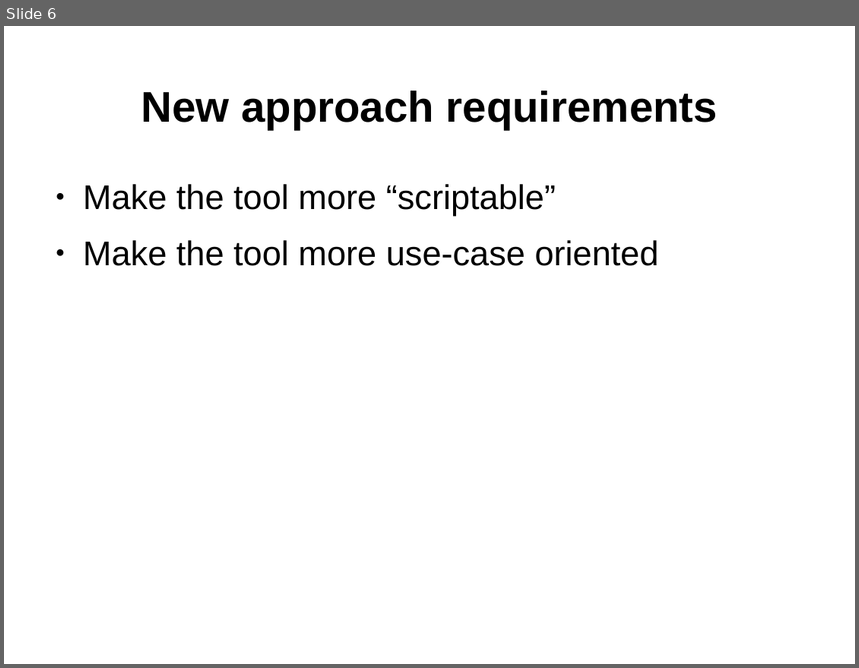
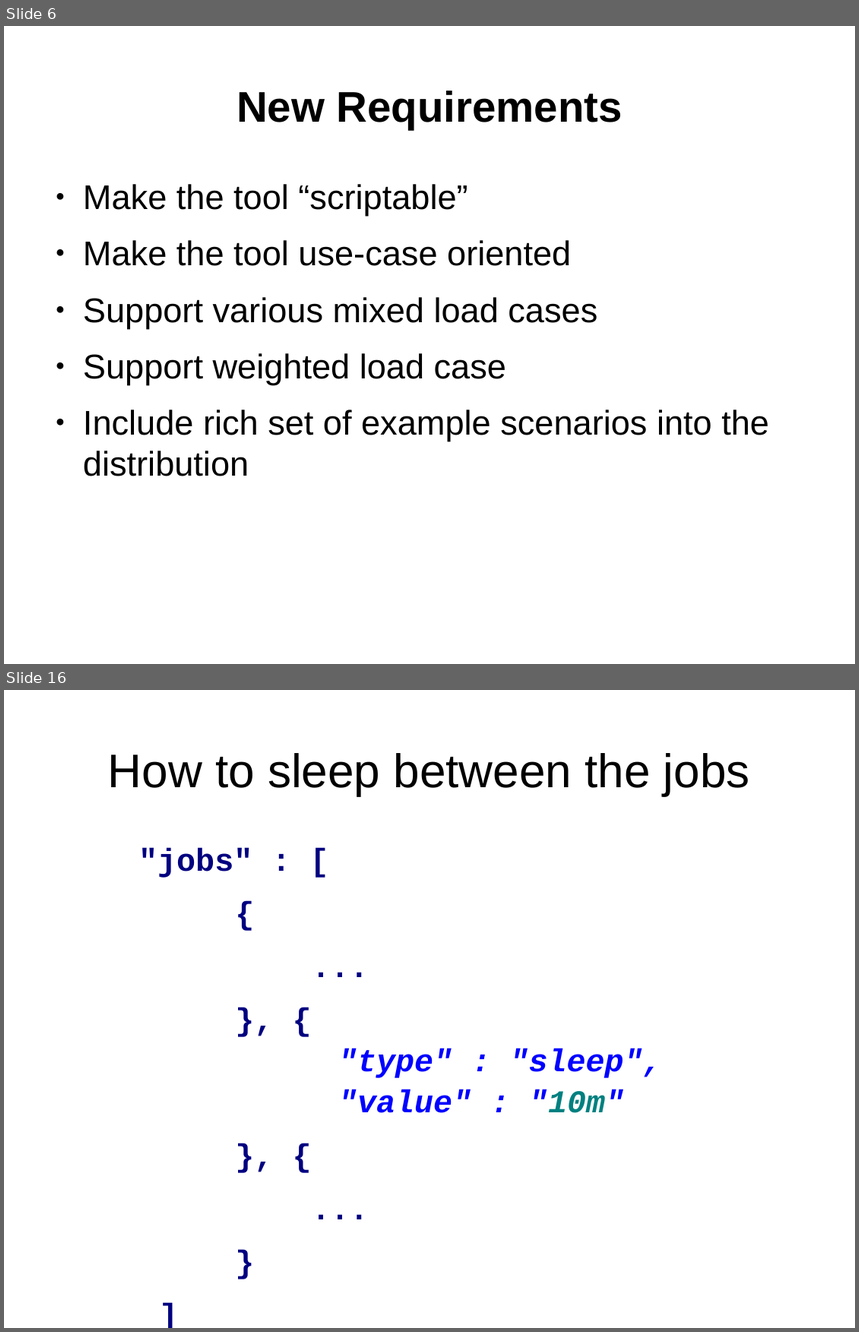
Before and after one commit to emc-mongoose/mongoose, a slide deck: doc/mongoosev2.odp. Shown one above the other, each under a label of ours: slide 6 before the commit, slides 6 and 16 after it; the slides between them are not shown. The pictures are 859x668 and 859x1332 pixels, drawn with LibreOffice and Linux fonts; fonts in the diff are those of the drawing. Boxes give left, top, right and bottom in pixels: in the first picture for what was removed or moved away, otherwise in the second. Text is boxed around its words. In the diff, an @@ line names an element or a change of style, - is before the commit and + after.

```diff
--- a/doc/mongoosev2.odp
+++ b/doc/mongoosev2.odp
@@ slide 16 added at (x1=4, y1=690, x2=855, y2=1328), background #FFFFFF @@
@@ title added at (x1=108, y1=753, x2=750, y2=796), 44 pt, text #000000 @@
+How to sleep between the jobs
@@ text added at (x1=139, y1=848, x2=661, y2=1113), 29.6 pt, text #0000FF, bold, italic @@
+  "jobs" : [
+{
+...
+}, {
+              "type" : "sleep",
+              "value" : "10m"
+}, {
+...
+}
+]
@@ slide 6 changed as well @@
@@ title at (x1=237, y1=91, x2=623, y2=129): text changed @@
-New approach requirements
+New Requirements
@@ text at (x1=83, y1=184, x2=769, y2=477): text changed @@
-● Make the tool more “scriptable”
-● Make the tool more use-case oriented
+● Make the tool “scriptable”
+● Make the tool use-case oriented
+● Support various mixed load cases
+● Support weighted load case
+● Include rich set of example scenarios into the distribution
```
Also in this commit, not shown: 2 other slides changed, 14 other slides added, 1 slide removed.
